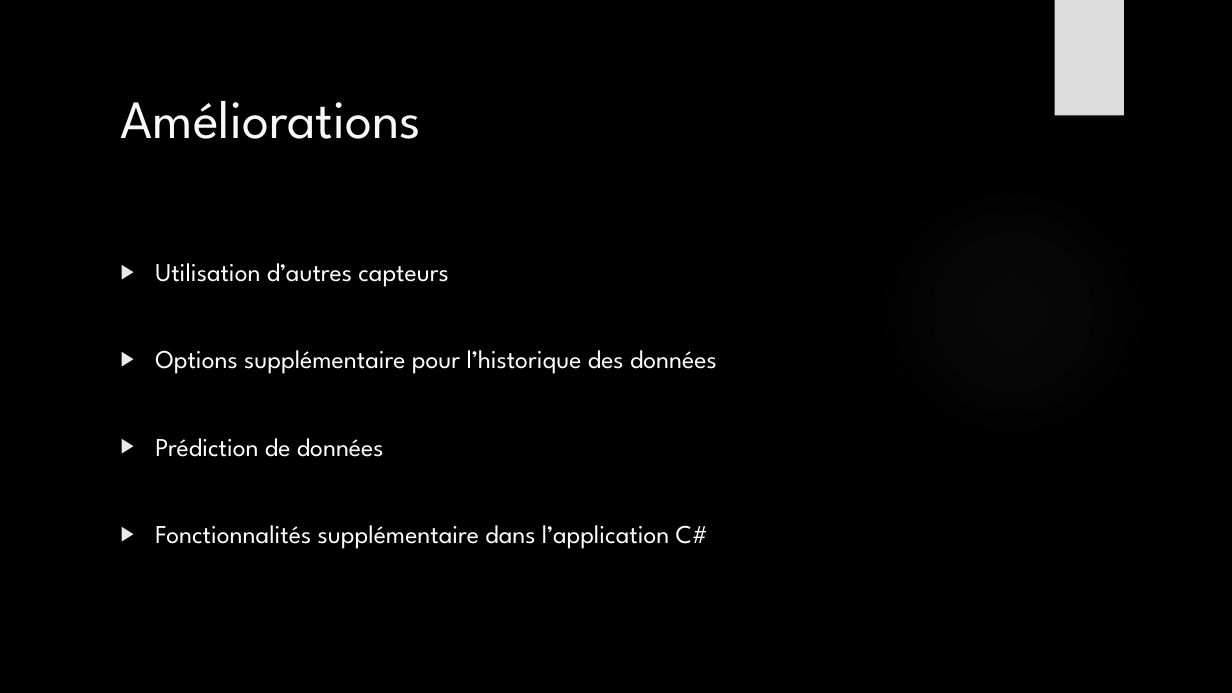
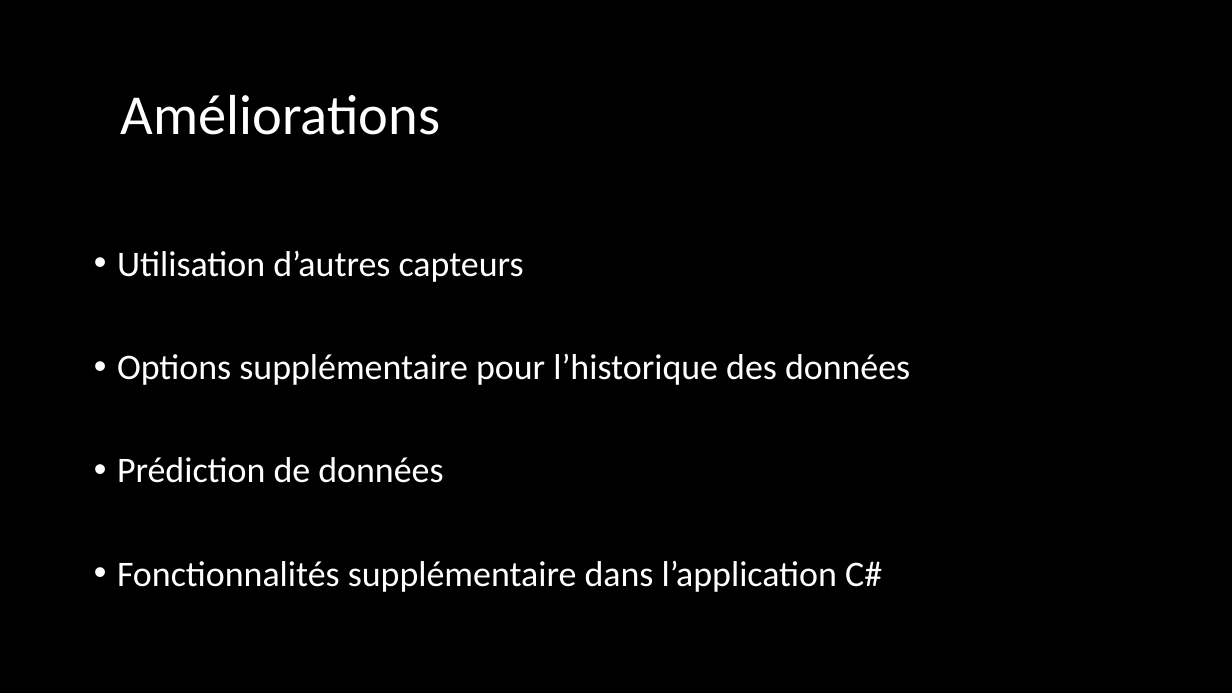
Before and after one commit to julesstahli/Yoctopuce, a slide deck: slide 11 of documentation/Yoctopuce.pptx (slide 9 before the commit). Drawn at 1232x693 pixels with LibreOffice and Linux fonts; fonts in the diff are those of the drawing; background and template pictures are left out. Boxes give left, top, right and bottom in pixels: in the first picture for what was removed or moved away, otherwise in the second. Text is boxed around its words. In the diff, an @@ line names an element or a change of style, - is before the commit and + after.

```diff
--- a/documentation/Yoctopuce.pptx
+++ b/documentation/Yoctopuce.pptx
@@ rectangle removed at bbox=[1055, 0, 1124, 116] @@
@@ title "Améliorations" at bbox=[121, 94, 440, 135]: size 42 to 44 pt, font League Spartan to Calibri, text colour #F8F8F8 to #FFFFFF; line spacing 1 to 0.9 @@
@@ ellipse removed at bbox=[870, 169, 1154, 454] @@
@@ text "Utilisation d’autres capteurs": place and size @@
-text "Utilisation d’autres capteurs" at bbox=[155, 263, 717, 549]
+text "Utilisation d’autres capteurs" at bbox=[117, 251, 910, 592]
@@ text "Utilisation d’autres capteurs" at bbox=[117, 251, 910, 592]: size 20 to 28 pt, font League Spartan to Calibri; bullet ▶ to •; line spacing 1 to 0.9 @@
```
Also in this commit, not shown: 8 other slides changed, 4 slides added, 2 slides removed.
